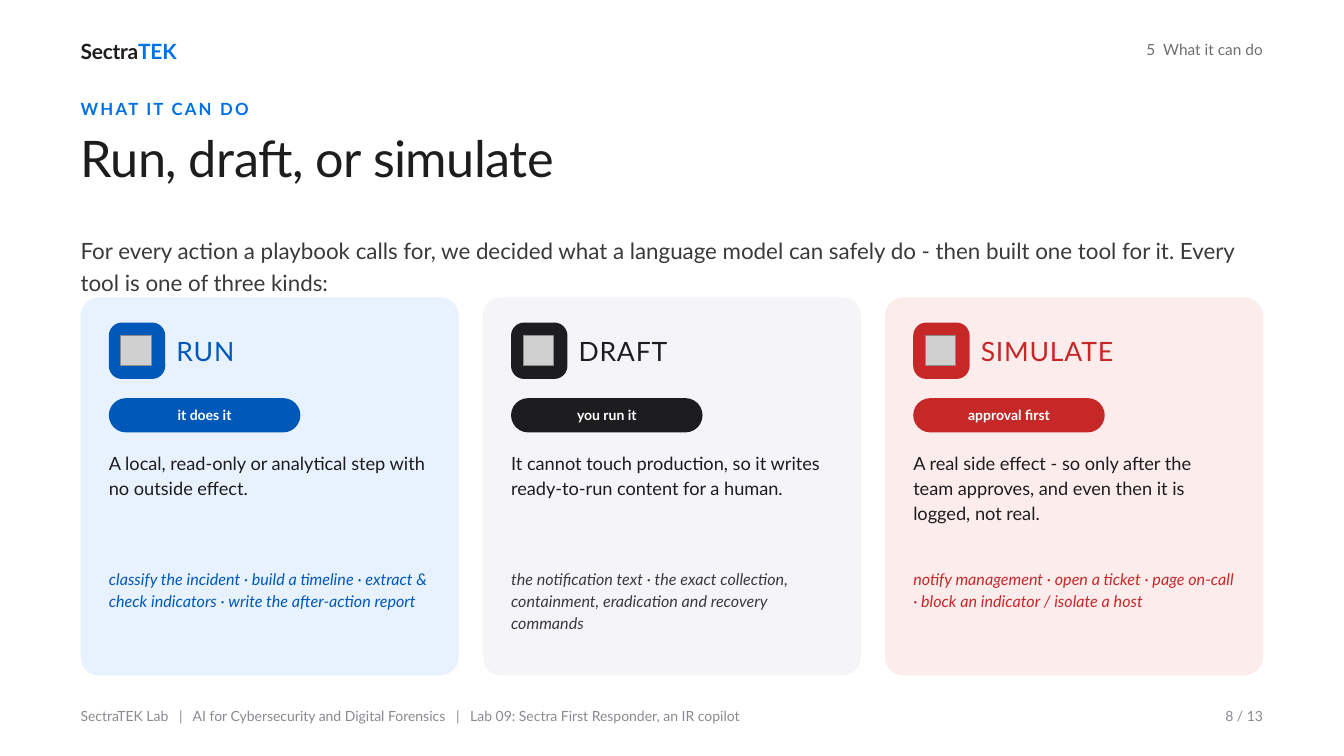
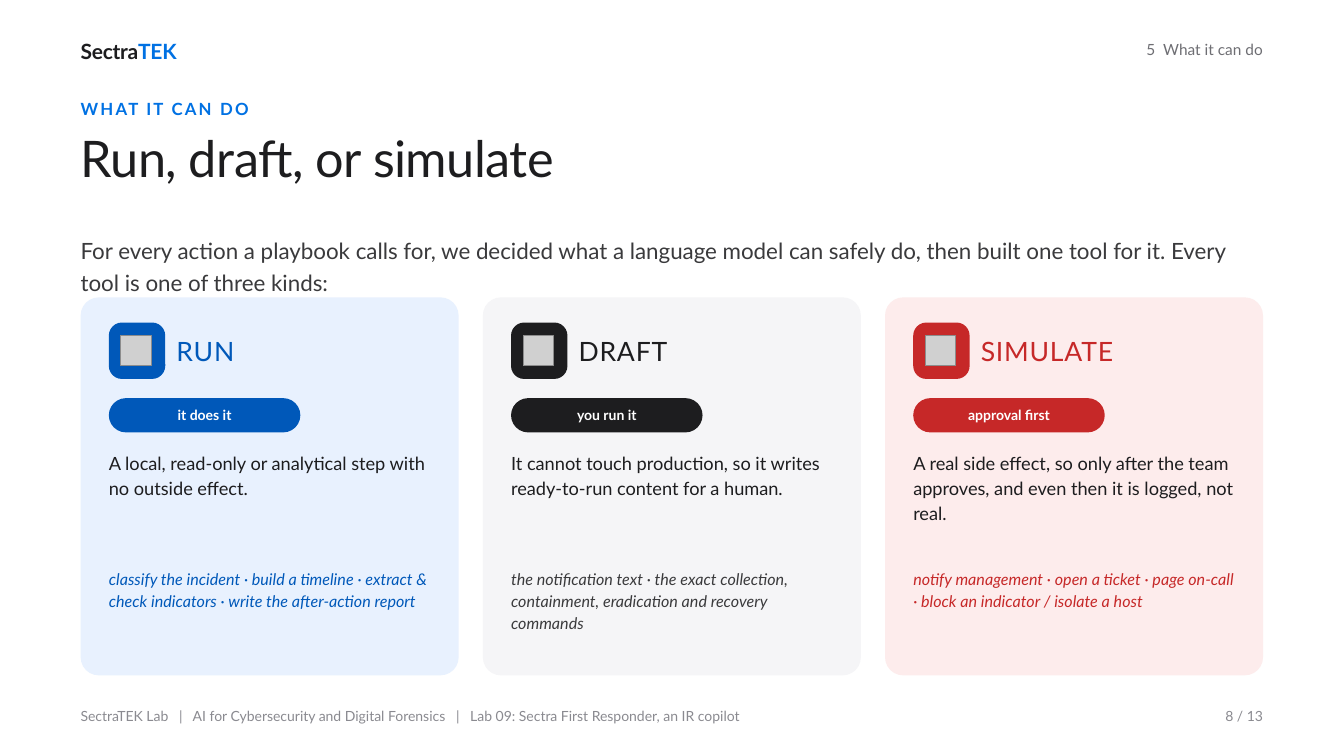
Before and after one commit to danjethh/sectratek-AI-Lab, a slide deck: slide 8 of lab09_llm_incident_response_copilot/slides/SectraTEK_Lab09_FirstResponder.pptx. Drawn at 1344x756 pixels with LibreOffice and Linux fonts; fonts in the diff are those of the drawing; grey boxes stand for pictures. Boxes give left, top, right and bottom in pixels: in the first picture for what was removed or moved away, otherwise in the second. Text is boxed around its words. In the diff, an @@ line names an element or a change of style, - is before the commit and + after.

```diff
--- a/lab09_llm_incident_response_copilot/slides/SectraTEK_Lab09_FirstResponder.pptx
+++ b/lab09_llm_incident_response_copilot/slides/SectraTEK_Lab09_FirstResponder.pptx
@@ text at [81,242,1226,291]: text changed @@
-For every action a playbook calls for, we decided what a language model can safely do - then built one tool for it. Every tool is one of three kinds:
+For every action a playbook calls for, we decided what a language model can safely do, then built one tool for it. Every tool is one of three kinds:
@@ text at [913,456,1233,520]: text changed @@
-A real side effect - so only after the team approves, and even then it is logged, not real.
+A real side effect, so only after the team approves, and even then it is logged, not real.
```
Also in this commit, not shown: 7 other slides changed, 27 other files.
